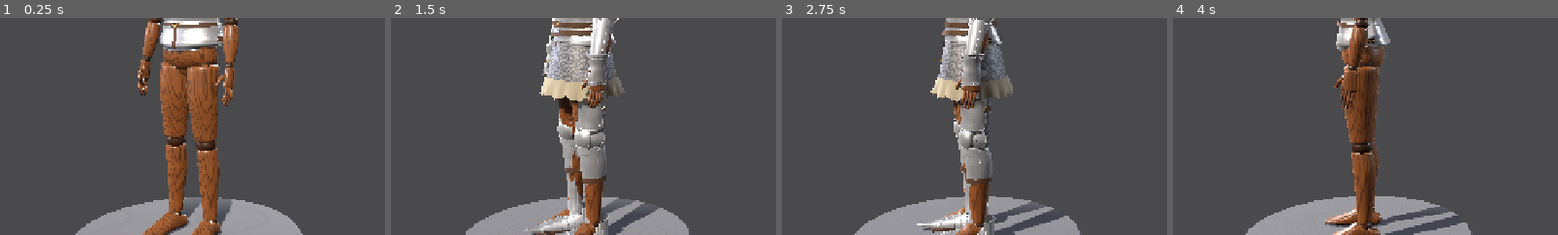
Above: before the commit, frames 1-4 (left to right).
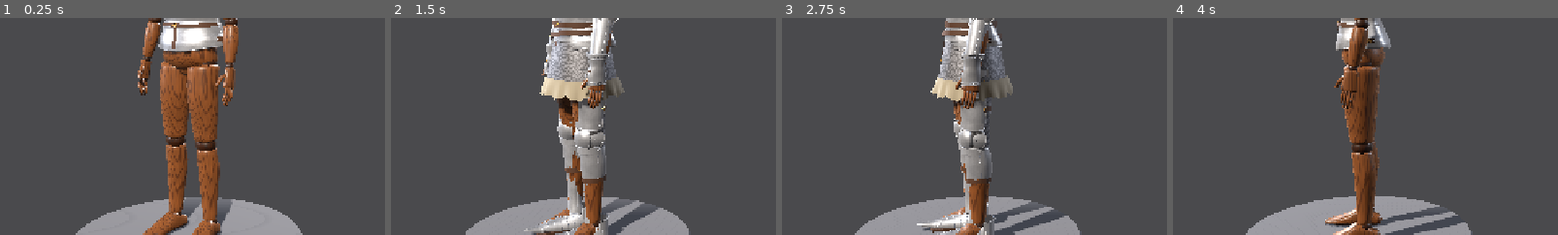
Above: after the commit, the same moments.

Repository: Kmad666/Armor-Craft
Game: Godot game, scene res://scenes/main.tscn
Two runs of this game, one before a commit and one after it. Both use one fixed random seed, a clock stepped at 60 frames per second and the inputs below.
Inputs:
- Up to frame 1 (0.25 s): no input
- Up to frame 2 (1.5 s): click "Turntable" at 0.5 s; click "Legacy procedural suit" at 1.25 s
- Up to frame 3 (2.75 s): click "Turntable" at 2 s
- Up to frame 4 (4 s): click "Legacy procedural suit" at 2.75 s; click "Turntable" at 3.5 s
The pictures show only the part of the screen within x 14-64%, y 43-93%; the shares and areas given below are measured in that part.

The runs differ from the first frame. In frame 1, 0.5% of the frame differs, in the area x 41-58%, y 11-17%; in frame 2, 0.1%; in frame 3, less than 0.1%; in frame 4, 0.2%.

Commit message:
Cuirass pass 3: hem
The bottom rows of the traced tables followed the outline's rounded corners
and curled the fauld inward; they now hold the flare down to the hem, so the
lower edge is clean all round. The hem no longer kicks up at the side seams
(that rise was the outline turning the corner); it levels out to match the
side view.

Co-Authored-By: Claude Opus 5.5 <noreply@anthropic.com>
Claude-Session: https://claude.ai/code/session_01WeZQLGxhK27PqRdm928ucn

Diff:
--- a/scripts/pieces/cuirass.gd
+++ b/scripts/pieces/cuirass.gd
@@ -28,21 +28,21 @@
 # half-width in the front and back views, z of the front and back
 # silhouettes in the side view, and z of the side seam (widest point).
 const T_Y := [1.5073, 1.5032, 1.4991, 1.4950, 1.4909, 1.4868, 1.4827, 1.4786, 1.4746, 1.4705, 1.4664, 1.4623, 1.4582, 1 …(846 unchanged characters)…
-const T_RX := [0.1371, 0.1413, 0.1453, 0.1471, 0.1466, 0.144 …(823 unchanged characters)… 39, 0.1735, 0.1731, 0.1732, 0.1735, 0.1721, 0.1672, 0.1578, 0.1438, 0.1270, 0.1122]
+const T_RX := [0.1371, 0.1413, 0.1453, 0.1471, 0.1466, 0.144 …(823 unchanged characters)… 39, 0.1735, 0.1731, 0.1732, 0.1735, 0.1736, 0.1736, 0.1736, 0.1736, 0.1736, 0.1736]
 # backplate flatness per height (superellipse exponent), fitted so the
 # armhole's back rim lands where it sits in the side view
 const T_NB := [6.3501, 6.3501, 6.6303, 7.4816, 9.1397, 11.2104, 12.8685, 13.7198, 14.0000, 13.9104, 13.5393, 12.7745, 1 …(857 unchanged characters)…
-const T_XF := [0.1321, 0.1411, 0.1460, 0.1444, 0.1436, 0.141 …(824 unchanged characters)… 3, 0.1759, 0.1738, 0.1742, 0.1761, 0.1765, 0.1726, 0.1638, 0.1517, 0.1362, 0.1164]
-const T_XB := [0.1231, 0.1350, 0.1440, 0.1472, 0.1460, 0.144 …(824 unchanged characters)… 0, 0.1722, 0.1697, 0.1714, 0.1730, 0.1734, 0.1689, 0.1583, 0.1425, 0.1205, 0.0857]
-const T_ZF := [-0.0274, -0.0221, -0.0176, -0.0131, -0.0090,  …(838 unchanged characters)… 25, 0.1141, 0.1149, 0.1149, 0.1157, 0.1166, 0.1137, 0.1149, 0.1129, 0.1051]
-const T_ZB := [-0.0982, -0.1006, -0.1051, -0.1088, -0.1129,  …(937 unchanged characters)… 0.1297, -0.1317, -0.1346, -0.1354, -0.1333, -0.1256, -0.1112, -0.0834, -0.0405, -0.0029]
-const T_ZMID := [-0.0454, -0.0454, -0.0454, -0.0454, -0.0454 …(974 unchanged characters)… -0.0454, -0.0454, -0.0454, -0.0454, -0.0175, 0.0133]
+const T_XF := [0.1321, 0.1411, 0.1460, 0.1444, 0.1436, 0.141 …(824 unchanged characters)… 3, 0.1759, 0.1738, 0.1742, 0.1761, 0.1762, 0.1762, 0.1762, 0.1762, 0.1762, 0.1762]
+const T_XB := [0.1231, 0.1350, 0.1440, 0.1472, 0.1460, 0.144 …(824 unchanged characters)… 0, 0.1722, 0.1697, 0.1714, 0.1730, 0.1732, 0.1732, 0.1732, 0.1732, 0.1732, 0.1732]
+const T_ZF := [-0.0274, -0.0221, -0.0176, -0.0131, -0.0090,  …(838 unchanged characters)… 25, 0.1141, 0.1149, 0.1149, 0.1157, 0.1157, 0.1157, 0.1157, 0.1157, 0.1157]
+const T_ZB := [-0.0982, -0.1006, -0.1051, -0.1088, -0.1129,  …(937 unchanged characters)… 0.1297, -0.1317, -0.1346, -0.1354, -0.1356, -0.1356, -0.1356, -0.1356, -0.1356, -0.1356]
+const T_ZMID := [-0.0454, -0.0454, -0.0454, -0.0454, -0.0454 …(974 unchanged characters)… -0.0454, -0.0454, -0.0454, -0.0454, -0.0454, -0.0454]
 # neckline: |x| -> height of the cut (front and back views)
 const NECK_F := [[0.0000, 1.4664], [0.0327, 1.4695], [0.0413, 1.4712], [0.0487, 1.4727], [0.0542, 1.4744], [0.0589, 1.4 …(329 unchanged characters)…
 const NECK_B := [[0.0000, 1.4733], [0.0364, 1.4767], [0.0462, 1.4785], [0.0542, 1.4802], [0.0601, 1.4819], [0.0661, 1.4 …(257 unchanged characters)…
 # hem: |x| -> height of the lower edge (front and back views)
-const HEM_F := [[0.0029, 1.0148], [0.0127, 1.0148], [0.0225, …(199 unchanged characters)… 1.0263], [0.1403, 1.0287], [0.1501, 1.0312], [0.1599, 1.0345], [0.1698, 1.0394], [0.1730, 1.0410]]
-const HEM_B := [[0.0029, 1.0197], [0.0127, 1.0197], [0.0225, …(200 unchanged characters)… .0296], [0.1403, 1.0320], [0.1501, 1.0337], [0.1599, 1.0369], [0.1697, 1.0410], [0.1730, 1.0443]]
+const HEM_F := [[0.0029, 1.0148], [0.0127, 1.0148], [0.0225, …(199 unchanged characters)… 1.0263], [0.1403, 1.0287], [0.1501, 1.0303], [0.1599, 1.0316], [0.1698, 1.0324], [0.1730, 1.0326]]
+const HEM_B := [[0.0029, 1.0197], [0.0127, 1.0197], [0.0225, …(200 unchanged characters)… .0296], [0.1403, 1.0320], [0.1501, 1.0333], [0.1599, 1.0344], [0.1697, 1.0350], [0.1730, 1.0352]]
 
 const TOP := 1.5073
 const ARM_BOTTOM := 1.2995   # armholes close below this
